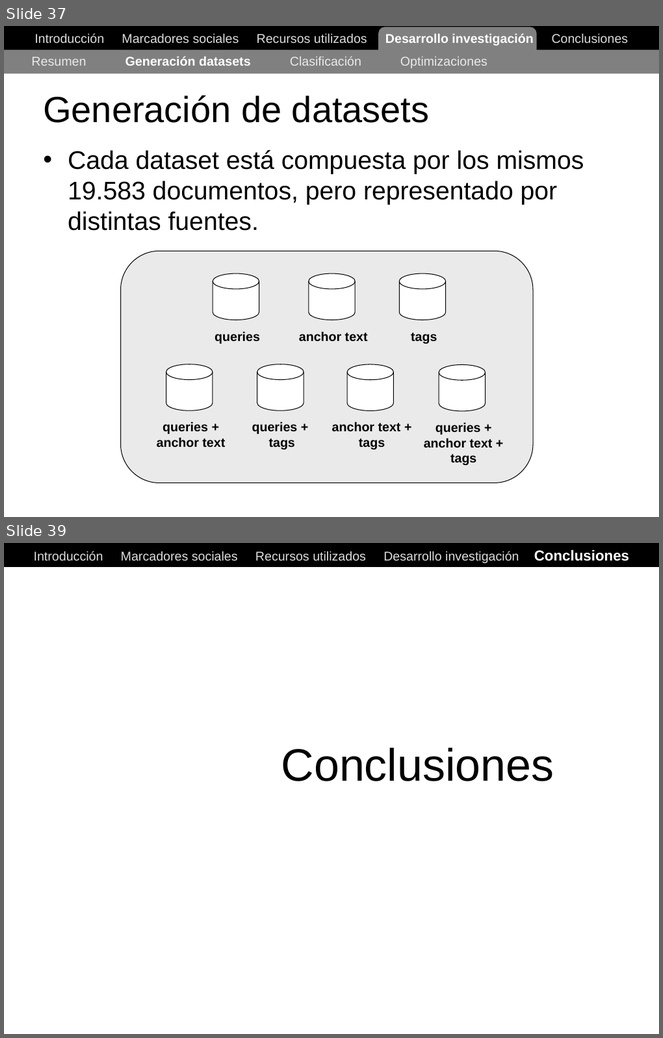
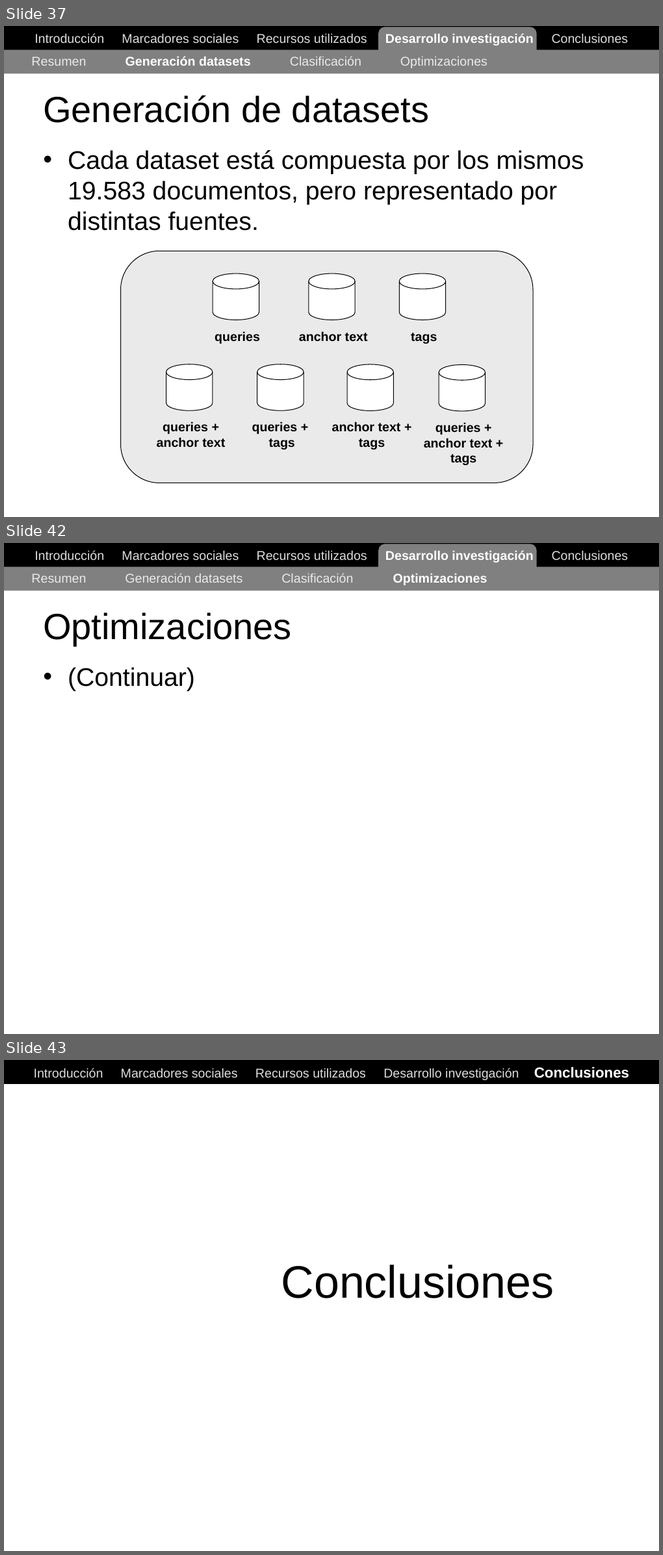
Before and after one commit to ak907kenai/nicotournetesis, a slide deck: docs_trunk/Nicolás Tourné - Presentación Tesis (v1).ppt. Shown one above the other, each under a label of ours: slides 37 and 39 before the commit, slides 37, 42 and 43 after it; the slides between them are not shown. The pictures are 663x1038 and 663x1555 pixels, drawn with LibreOffice and Linux fonts; fonts in the diff are those of the drawing. Boxes give left, top, right and bottom in pixels: in the first picture for what was removed or moved away, otherwise in the second. Text is boxed around its words. In the diff, an @@ line names an element or a change of style, - is before the commit and + after.

```diff
--- a/docs_trunk/Nicolás Tourné - Presentación Tesis (v1).ppt
+++ b/docs_trunk/Nicolás Tourné - Presentación Tesis (v1).ppt
@@ slide 42 added at (4, 543, 659, 1034), background #FFFFFF @@
@@ rectangle added at (4, 543, 659, 566), fill #000000, outline #000000 0.74 pt @@
@@ text added at (35, 550, 629, 563), 14 pt, text #DDDDDD @@
+Introducción Marcadores sociales Recursos utilizados Desarrollo investigación Conclusiones
@@ rounded rectangle added at (379, 544, 537, 582), fill #808080 @@
@@ rectangle added at (4, 566, 659, 590), fill #808080 @@
@@ text added at (31, 573, 488, 585), 14 pt, text #EAEAEA @@
+Resumen Generación datasets Clasificación Optimizaciones
@@ title added at (43, 613, 292, 646), 40 pt, text #000000 @@
+Optimizaciones
@@ text added at (68, 667, 195, 691), 28 pt, text #000000 @@
+• (Continuar)
@@ what was slide 39 is now slide 43 @@
```
Also in this commit, not shown: 1 slide changed, 3 other slides added.
